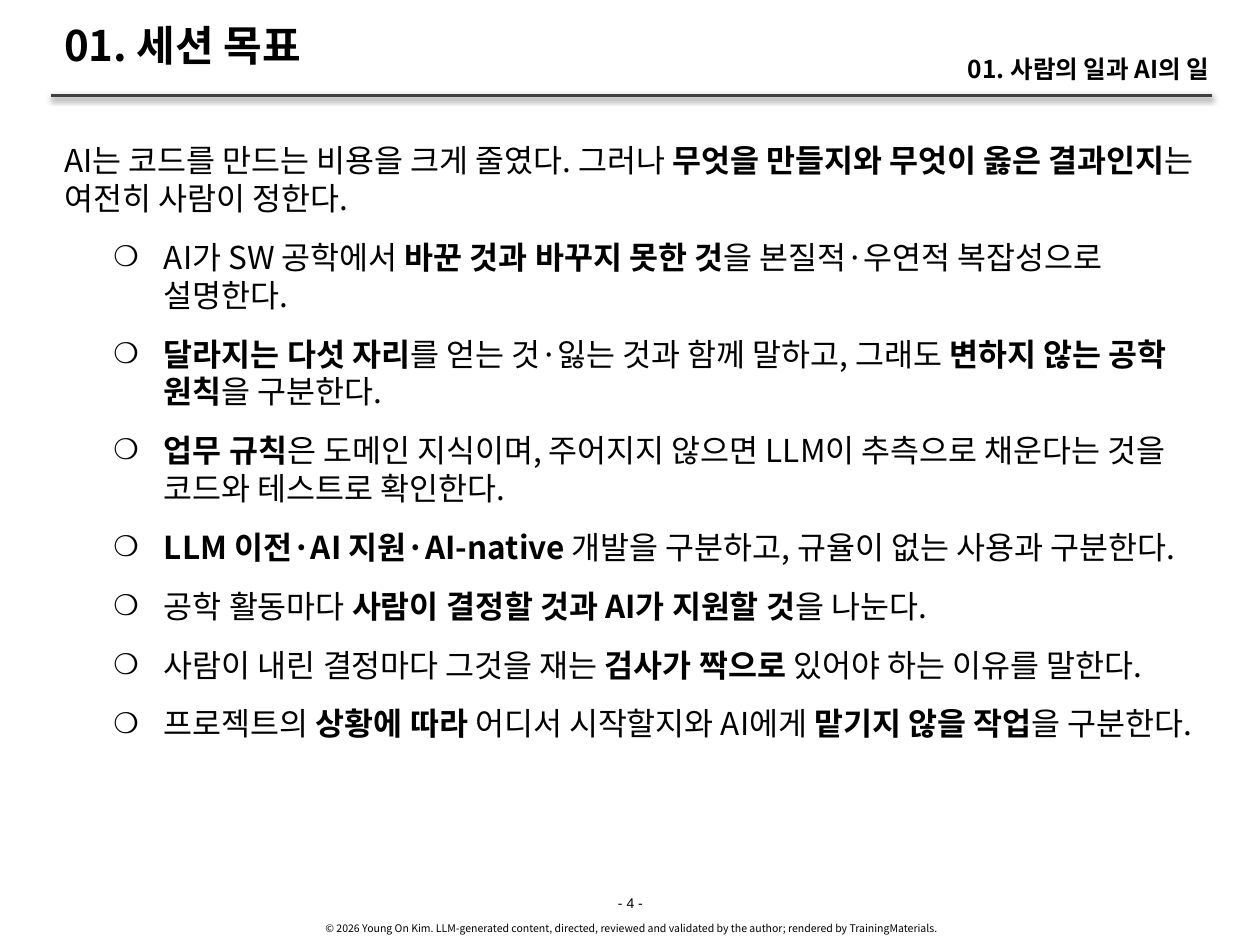
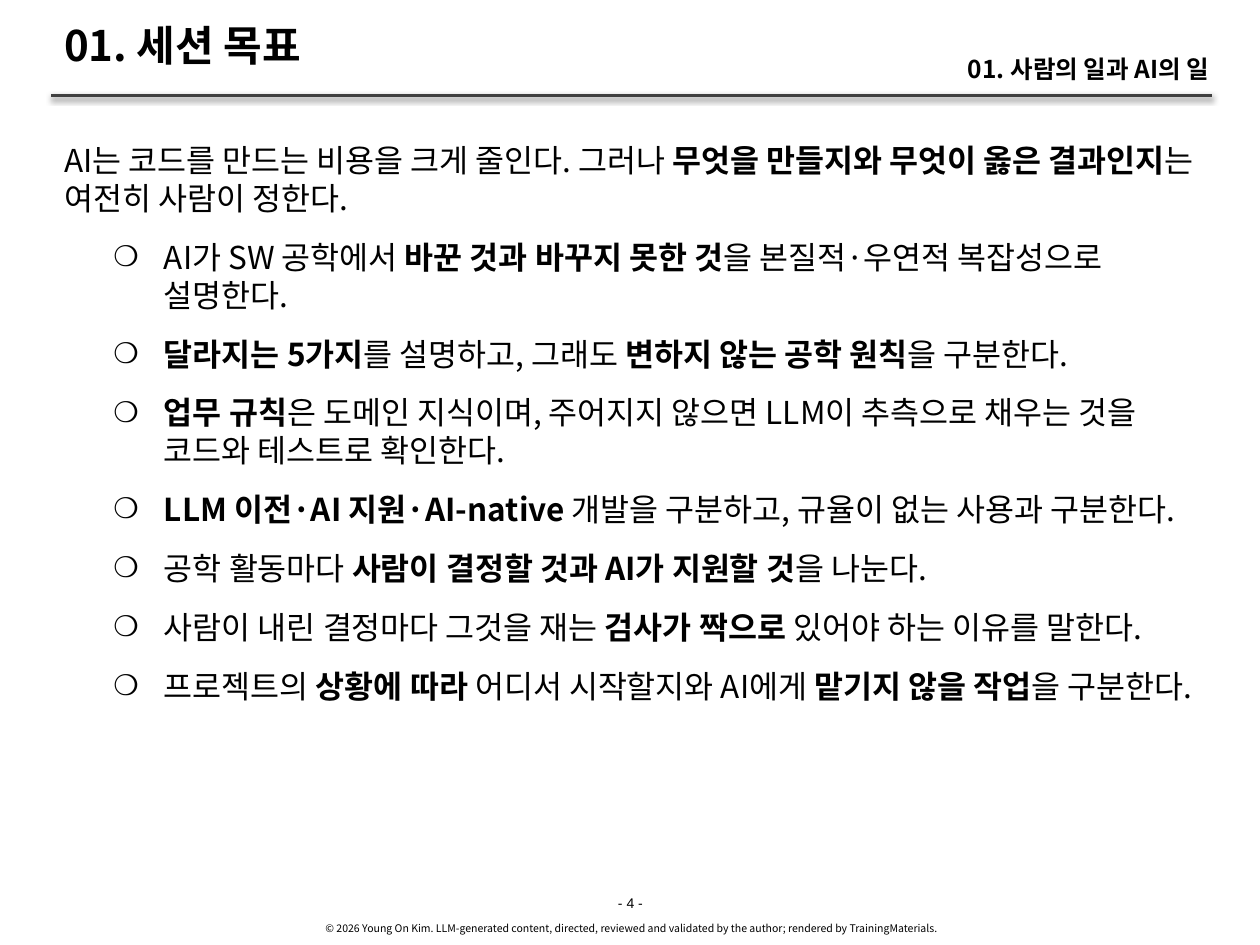
Before and after one commit to YoungSan77/TrainingMaterials, a slide deck: slide 4 of courses/ai-native/sessions/s01.pptx. Drawn at 1260x945 pixels with LibreOffice and Linux fonts; fonts in the diff are those of the drawing. Boxes give left, top, right and bottom in pixels: in the first picture for what was removed or moved away, otherwise in the second. Text is boxed around its words. In the diff, an @@ line names an element or a change of style, - is before the commit and + after.

```diff
--- a/courses/ai-native/sessions/s01.pptx
+++ b/courses/ai-native/sessions/s01.pptx
@@ text at bbox=[64, 145, 1194, 213]: text changed @@
-AI는 코드를 만드는 비용을 크게 줄였다. 그러나 무엇을 만들지와 무엇이 옳은 결과인지는 여전히 사람이 정한다.
+AI는 코드를 만드는 비용을 크게 줄인다. 그러나 무엇을 만들지와 무엇이 옳은 결과인지는 여전히 사람이 정한다.
@@ text at bbox=[164, 339, 1137, 465]: text changed @@
-    ❍ 달라지는 다섯 자리를 얻는 것·잃는 것과 함께 말하고, 그래도 변하지 않는 공학 원칙을 구분한다.
-    ❍ 업무 규칙은 도메인 지식이며, 주어지지 않으면 LLM이 추측으로 채운다는 것을 코드와 테스트로 확인한다.
+    ❍ 달라지는 5가지를 설명하고, 그래도 변하지 않는 공학 원칙을 구분한다.
+    ❍ 업무 규칙은 도메인 지식이며, 주어지지 않으면 LLM이 추측으로 채우는 것을 코드와 테스트로 확인한다.
```
Also in this commit, not shown: 19 other slides changed, 31 other files.
